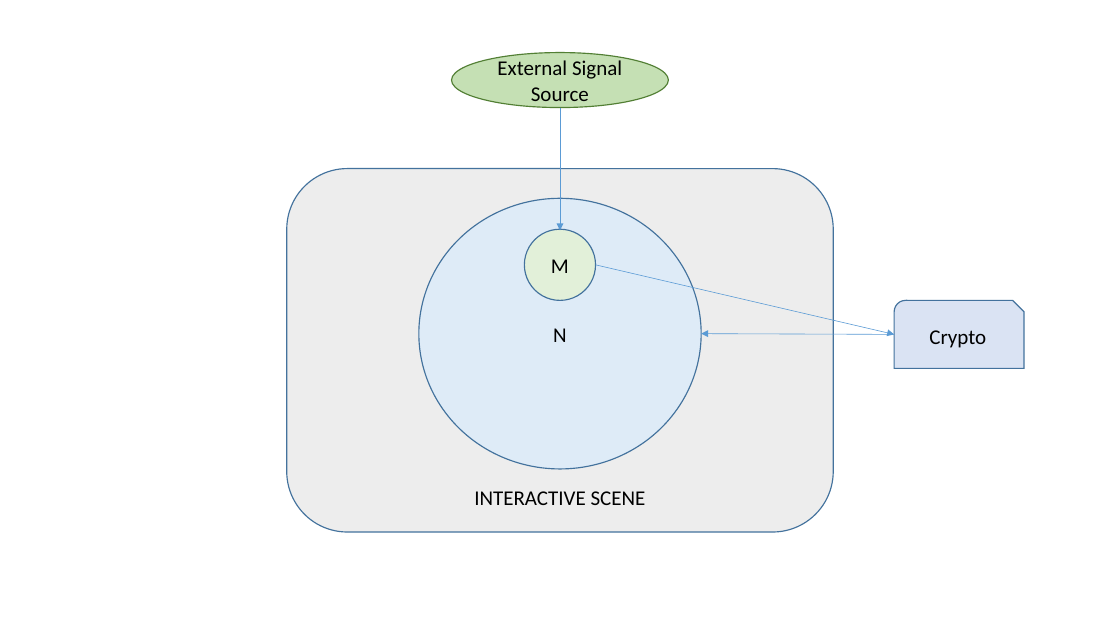
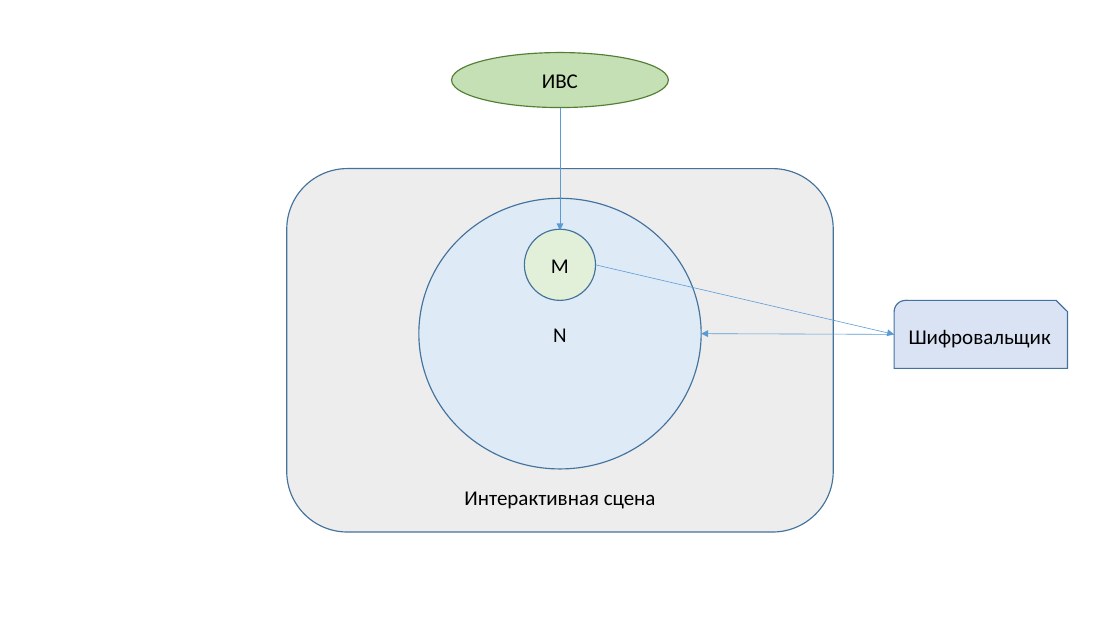
Before and after one commit to mandolor/NG_Security, a slide deck: slide 2 of SecurityScheme.pptx. Drawn at 1120x630 pixels with LibreOffice and Linux fonts; fonts in the diff are those of the drawing. Boxes give left, top, right and bottom in pixels: in the first picture for what was removed or moved away, otherwise in the second. Text is boxed around its words. In the diff, an @@ line names an element or a change of style, - is before the commit and + after.

```diff
--- a/SecurityScheme.pptx
+++ b/SecurityScheme.pptx
@@ text in ellipse at box(542, 74, 578, 88): text changed @@
-External Signal Source
+ИВС
@@ snip round rect "Шифровальщик": place and size @@
-snip round rect "Шифровальщик" at box(894, 301, 1024, 369)
+snip round rect "Шифровальщик" at box(894, 301, 1067, 369)
@@ text in snip round rect at box(909, 329, 1051, 348): text changed @@
-Crypto
+Шифровальщик
@@ text in rounded rectangle at box(464, 491, 656, 509): text changed @@
-INTERACTIVE SCENE
+Интерактивная сцена
```
Also in this commit, not shown: 4 slides added, 4 slides removed, 1 other file.
